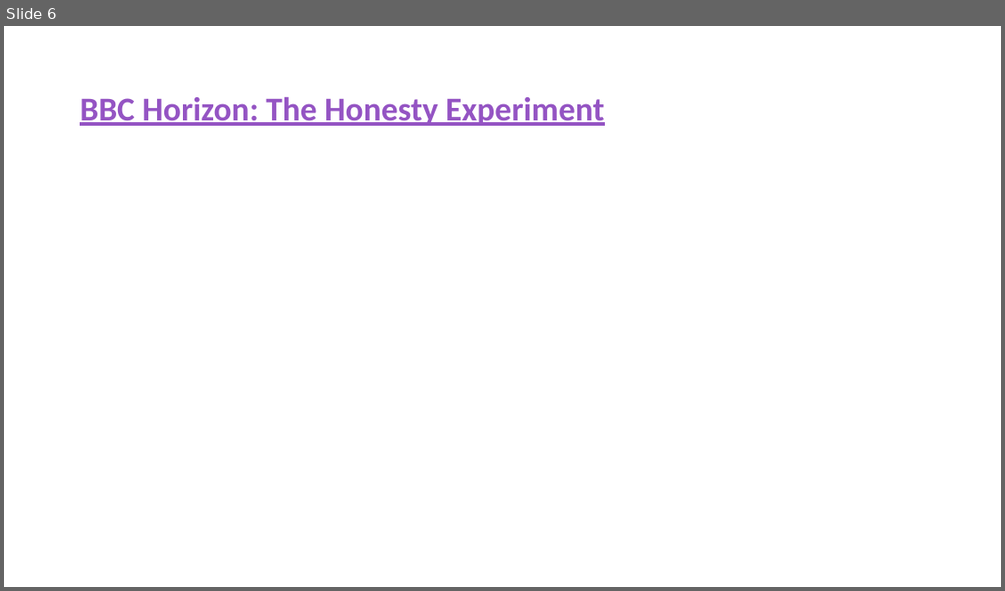
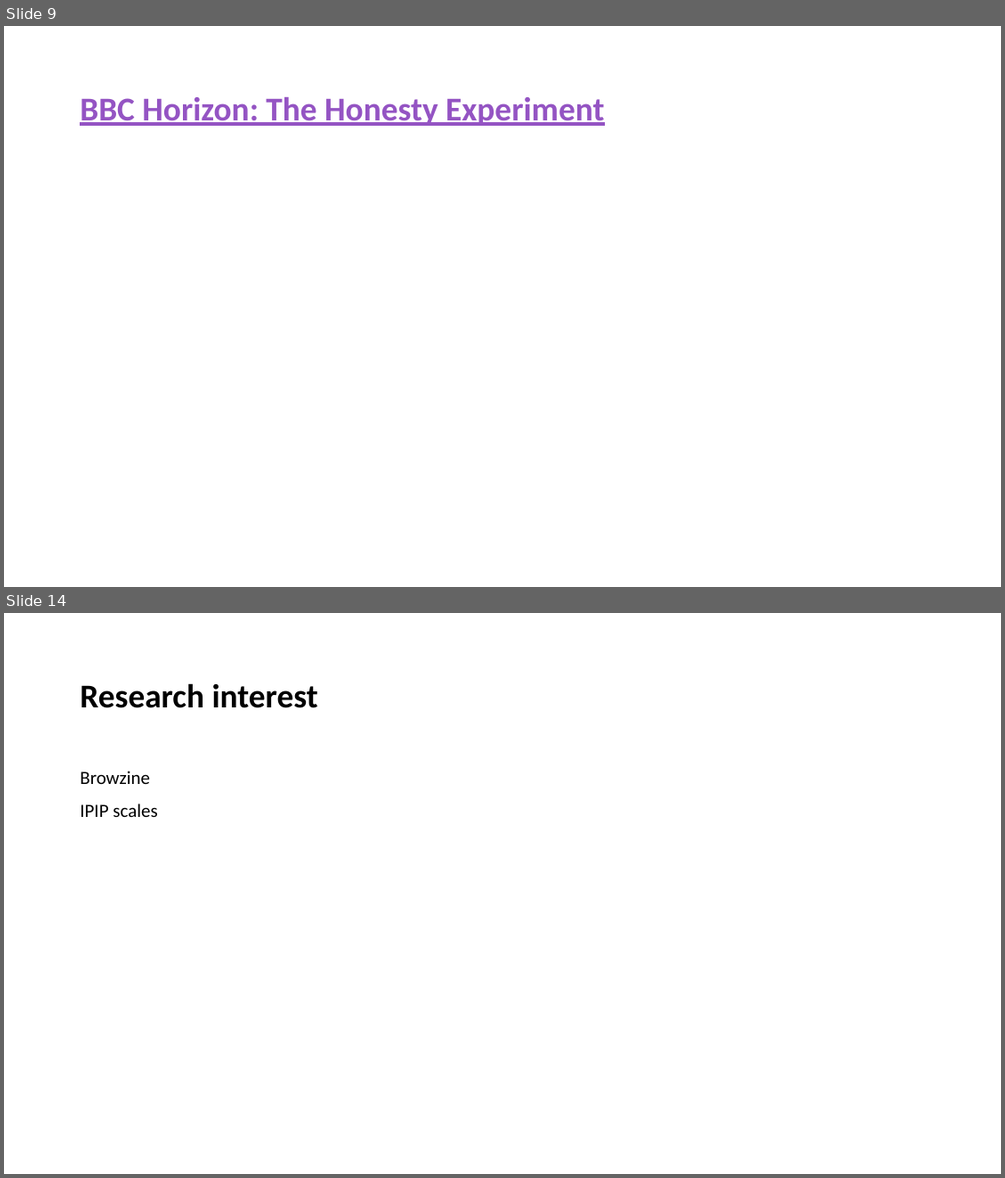
Before and after one commit to LittleMonkeyLab/PS52007Dslides, a slide deck: _site/lectures/Lecture08/PS51009Week8.pptx. Shown one above the other, each under a label of ours: slide 6 before the commit, slides 9 and 14 after it; the slides between them are not shown. The pictures are 1005x591 and 1005x1178 pixels, drawn with LibreOffice and Linux fonts; fonts in the diff are those of the drawing. Boxes give left, top, right and bottom in pixels: in the first picture for what was removed or moved away, otherwise in the second. Text is boxed around its words. In the diff, an @@ line names an element or a change of style, - is before the commit and + after.

```diff
--- a/_site/lectures/Lecture08/PS51009Week8.pptx
+++ b/_site/lectures/Lecture08/PS51009Week8.pptx
@@ slide 14 added at bbox=[4, 613, 1001, 1174], background #FFFFFF @@
@@ title added at bbox=[80, 683, 318, 708], 32 pt, text #000000, bold @@
+Research interest
@@ text added at bbox=[80, 771, 157, 817], 18 pt, text #000000 @@
+Browzine
+IPIP scales
@@ what was slide 6 is now slide 9 @@
```
Also in this commit, not shown: 1 slide changed, 8 other slides added, 8 other files.
